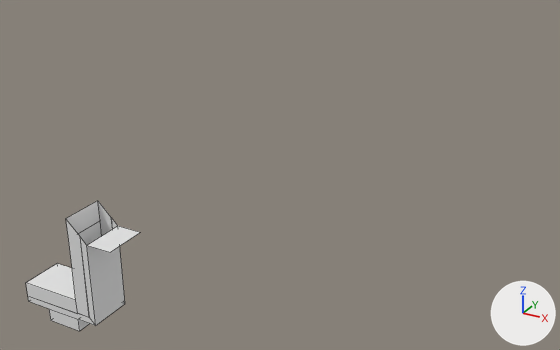
The Blender file Assets/Models/Environment/Rooms/MARL_2_room.blend as it was, and as the next commit left it.
The view is the same before and after, from a camera (50 mm lens) standing at (198.4, -176.8, 157.5) and looking at (94.2, 12.8, 62.7). Lighting does not change. The marker at lower right points along +X, +Y and +Z. Mesh edges are drawn as thin lines.

The first picture shows 'Walls'.
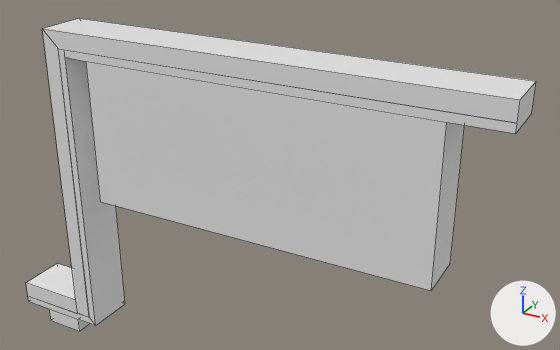
Location of each change, [x1, y1, x2, y2] in pixels of the pictures (560 x 350 px):
'Walls', reshaped (344% wider, 140% taller): before [26, 201, 140, 331]; after [26, 18, 536, 331]
'Lights', reshaped: before [35, 226, 113, 318]; after [35, 49, 515, 318]
part 1 of me_plane_001, built on: before [80, 226, 113, 318]; after [58, 49, 515, 249]
part 2 of me_plane, built on: before [66, 201, 140, 276]; after [43, 18, 536, 291]

Patch to the scene script:
```diff
--- a/Assets/Models/Environment/Rooms/MARL_2_room.blend.py
+++ b/Assets/Models/Environment/Rooms/MARL_2_room.blend.py
@@ me_plane_001 @@
 me_plane_001.from_pydata(...)  # 26 vertices, 8 faces; spans x 0.0..29.5, y -8.0..8.0, z 2.5..34.5
 # used by ob_lights; location = (0.0, 0.0, 0.0)
 # verts and faces of me_plane_001; kept vertices keep their numbers, new ones are numbered from 26
 # before: 13 (29.5, -8.0, 2.5) at pixel (89, 317), 16 (29.5, 8.0, 2.5), 17 (29.5, 8.0, 2.5), 18 (29.5, 8.0, 34.5) at pixel (111, 217), 19 (29.5, 8.0, 34.5) at pixel (111, 217)
 # before: 22 (29.5, -8.0, 2.5) at pixel (89, 317), 24 (29.5, -8.0, 34.5) at pixel (80, 236), 25 (29.5, -8.0, 34.5) at pixel (80, 236)
+# me_plane_001 part 1
+delete_vertices([18, 19, 24, 25])  # with the faces that use them
+verts[26] = (29.5, 8.0, 98.5)
+verts[27] = (29.5, 8.0, 98.6)
+verts[28] = (29.5, -8.0, 98.6)  # pixel (58, 48)
+verts[29] = (29.5, -8.0, 98.5)  # pixel (58, 48)
+for new, old in zip([*range(30, 34)], [*range(26, 30)]): verts[new] = verts[old] + (136.5, 0.0, 0.0)
+faces += [(13, 28, 29, 22), (16, 26, 27, 17), (26, 30, 31, 27), (28, 32, 33, 29)]
@@ me_plane @@
 # used by ob_walls; location = (0.0, 0.0, 0.0)
-me_plane.from_pydata(...)  # 54 vertices, 23 faces; spans x 0.0..42.0, y -8.0..8.0, z -5.0..40.0
+me_plane.from_pydata(...)  # 70 vertices, 35 faces, 1 loose edge; spans x 0.0..166.0, y -8.0..8.0, z -5.0..104.0
+# me_plane part 2
+# 14 vertices are removed from x 24.0..42.0, y -8.0..8.0, z 2.5..40.0
+# 8 faces are deleted
+# 1 vertex moves within x 29.5, y 8.0, z 2.5
+# 24 vertices are added at x 24.0..166.0, y -8.0..8.0, z 50.0..104.0
+# 6 new vertices lie (0.0, 16.0, 0.0) away from vertices in x 40.0..166.0, y -8.0, z 50.0..104.0
+# 1 loose edge is added
+# 20 new faces join them
```
